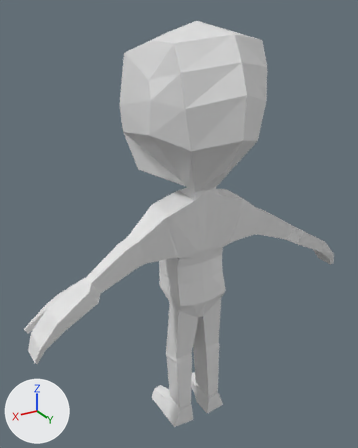
Two versions of the Blender file AdventurePlayground/MyCharacters/MaleAvatar.blend, one commit apart.
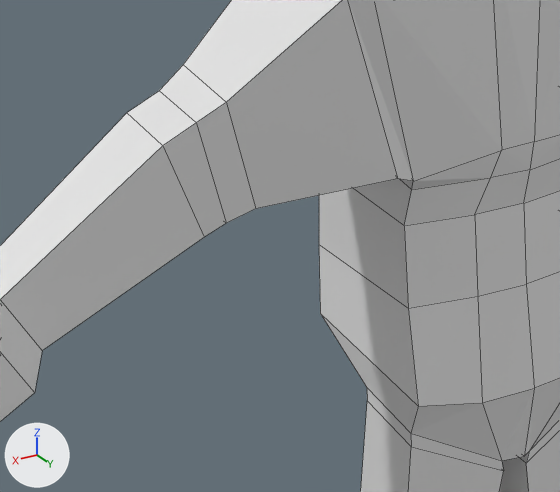
The first picture shows the older version from a 50 mm lens placed at (1.041, 1.605, 1.828), pointed at (0.04, -0.063, 0.993). The close-ups show both versions on the part from 26% to 59% of the width and 49% to 72% of the height of that picture. The axes (+X, +Y, +Z) are drawn at lower left. The lights are the same throughout. The close-ups show mesh edges as thin lines.

The first close-up shows 'Detective'.
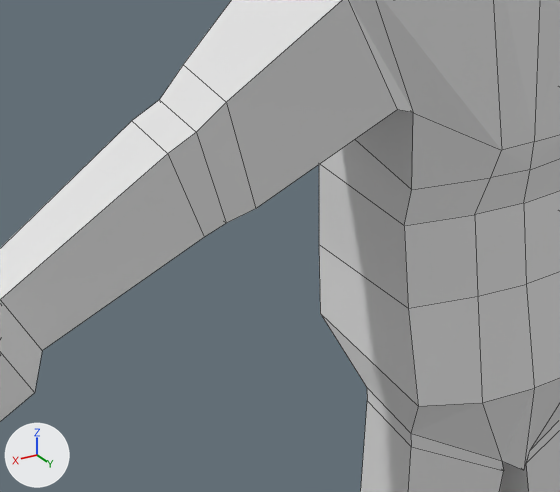
Where the change shows, as pixel boxes [x1, y1, x2, y2] in the close-ups (560 x 492 px; the box of a moved part takes in the faces that stretch with it):
part 1 of me_cube_001, moved or reshaped
    both: [0, 65, 255, 350]
part 2 of me_cube_001, moved or reshaped
    both: [226, 0, 502, 209]
part 3 of me_cube_001, moved or reshaped
    before: [482, 378, 560, 461]
    after: [482, 378, 560, 470]

What changed in the scene script:
```text
Change me_cube_001:
    where me_cube_001.from_pydata(...)  # 171 vertices, 156 faces; spans x 0.0..4.91, y -1.95..1.99, z -8.33..3.37
    used by ob_detective; location = (0.001, 0.0, 1.283); scale = (0.152, 0.152, 0.152)
    me_cube_001 part 1
    me_cube_001.vertices[83].co: (2.12, 0.5, -1.74) -> (2.12, 0.5, -1.79)  # pixel (196, 122) -> pixel (196, 132)
    me_cube_001.vertices[84].co: (2.12, 0.04, -1.74) -> (2.12, 0.04, -1.79)  # pixel (159, 90) -> pixel (159, 99)
    me_cube_001.vertices[87].co: (2.32, 0.5, -1.82) -> (2.29, 0.5, -1.88)  # pixel (162, 145) -> pixel (167, 153)
    me_cube_001.vertices[88].co: (2.31, 0.04, -1.82) -> (2.28, 0.04, -1.88)  # pixel (126, 112) -> pixel (131, 120)
    me_cube_001 part 2
    me_cube_001.vertices[12].co: (0.79, 0.49, -2.44) -> (0.79, 0.49, -2.01)  # pixel (413, 181) -> pixel (413, 112)
    me_cube_001.vertices[77].co: (0.9, 0.51, -2.38) -> (0.9, 0.51, -1.95)  # pixel (397, 178) -> pixel (397, 109)
    me_cube_001 part 3
    me_cube_001.vertices[46].co: (0.0, 0.5, -4.53) -> (0.0, 0.5, -4.63)  # pixel (524, 456) -> pixel (523, 470)
    me_cube_001.vertices[47].co: (0.0, -0.82, -4.63) -> (0.0, -0.82, -4.73)
```
